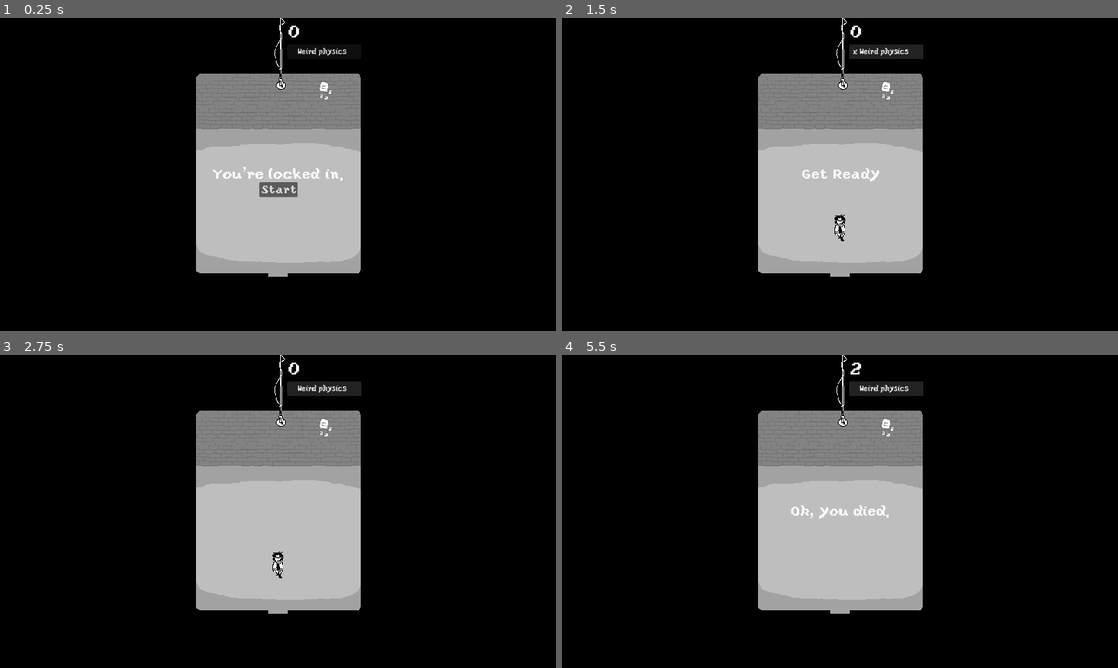
Above: before the commit, frames 1-4 (two rows, left to right).
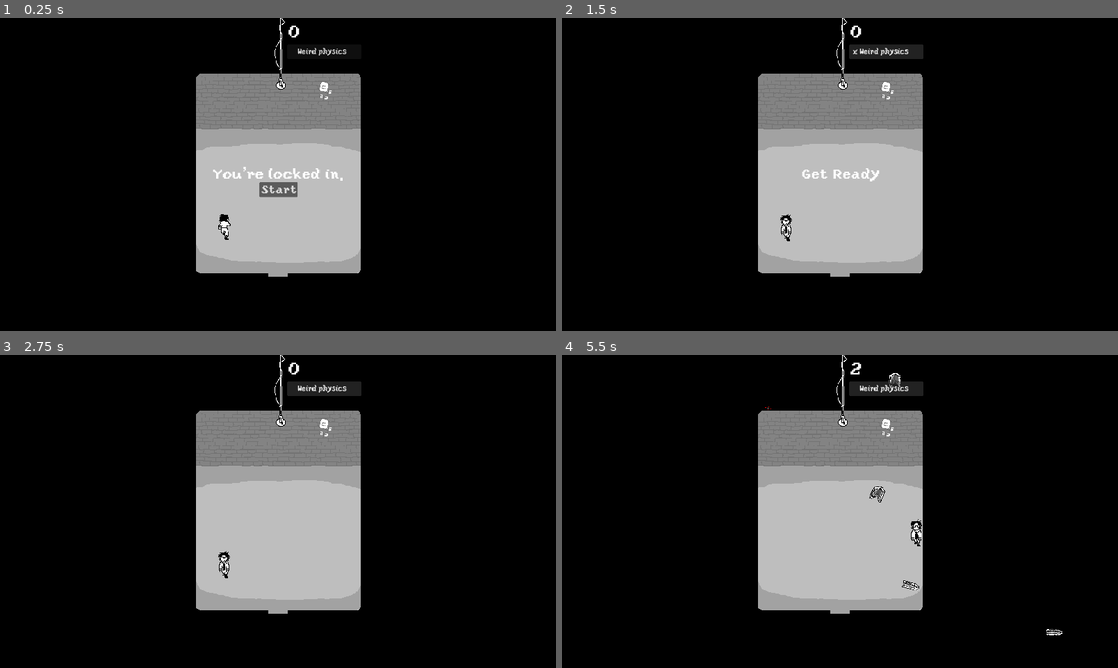
Above: after the commit, the same moments.

Repository: Buramuh/sibtrio
Game: Godot game, scene res://main.tscn
Same seed, same stepped clock (60 frames per second), same inputs: the game is played once before the commit and once after it.
Inputs:
- Up to frame 1 (0.25 s): no input
- Up to frame 2 (1.5 s): click "Start" at 0.5 s; click "Weird physics" at 1.25 s
- Up to frame 3 (2.75 s): click "x Weird physics" at 2 s
- Up to frame 4 (5.5 s): hold Right (move_right) 2.78-3.53 s; hold Space (dash) 2.78-3.53 s; hold Down (move_down) 3.53-4.28 s; tap Space (dash) at 3.6, 5.1 s; hold Right (move_right) 4.28-5.03 s; hold Space (dash) 4.28-5.03 s; hold Up (move_up) from 5.03 s (still down)

The runs differ from the first frame. In frame 1, 0.1% of the frame differs, in the area x 39-42%, y 62-71%; in frame 2, 0.2%; in frame 3, 0.2%; in frame 4, 0.6%, in the area x 36-90%, y 5-90%.
Error after the commit: Invalid assignment of property or key 'lock_rotation' with value of type 'bool' on a base object of type 'CharacterBody2D (player.gd)'. (res://main.gd:91)

Commit message:
Change player to better-fitted CharacterBody2D
I think this is the GD4 version of KinematicBody2D, so should be just
as good.

This change makes all the player code way simpler, though I did have to
take out a lot of stuff to get it functional.

Now I have to get to fixing
- animations
- teleport
- game-over
- dash

Diff:
--- a/Demo's/celeryman/actors/player.gd
+++ b/Demo's/celeryman/actors/player.gd
@@ -1,4 +1,4 @@
-extends RigidBody2D
+extends CharacterBody2D
 
 
 
@@ -12,7 +12,7 @@
 var velocity_last
 
 
-var SPEED = 1500
+var SPEED = 500
 var DASH = 65000
 var THRESHOLD = 50
 
@@ -41,69 +41,29 @@
 	velocity_last = Vector2.ZERO
 
 
-func _process(delta): #'delta' is the elapsed time since the previous frame.
-	var velocity = Vector2.ZERO # The player's movement vector.
+func _physics_process(delta): #'delta' is the elapsed time since the previous frame.
 	var speed2 = sqrt((SPEED**2) / 2)
 
+	if Input.is_action_pressed("move_right") and Input.is_action_pressed("move_down"):
+		velocity = Vector2(speed2, speed2)
+	elif Input.is_action_pressed("move_right") and Input.is_action_pressed("move_up"):
+		velocity = Vector2(speed2, -speed2)
+	elif Input.is_action_pressed("move_left") and Input.is_action_pressed("move_down"):
+		velocity = Vector2(-speed2, speed2)
+	elif Input.is_action_pressed("move_left") and Input.is_action_pressed("move_up"):
+		velocity = Vector2(-speed2, -speed2)
 
-	if linear_velocity.length() > THRESHOLD:
-		$AnimatedSprite2D.play() # $ is shorthand for get_node()
+	elif Input.is_action_pressed("move_right") and !Input.is_action_pressed("move_down") and !Input.is_action_pressed("move_up"):
+		velocity = Vector2(SPEED, 0)
+	elif Input.is_action_pressed("move_left") and !Input.is_action_pressed("move_down") and !Input.is_action_pressed("move_up"):
+		velocity = Vector2(-SPEED, 0)
+	elif Input.is_action_pressed("move_down") and !Input.is_action_pressed("move_right") and !Input.is_action_pressed("move_left"):
+		velocity = Vector2(0, SPEED)
+	elif Input.is_action_pressed("move_up") and !Input.is_action_pressed("move_right") and !Input.is_action_pressed("move_left"):
+		velocity = Vector2(0, -SPEED)
 	else:
-		$AnimatedSprite2D.stop()
-
-
-	if Input.is_action_pressed("move_right") and Input.is_action_pressed("move_down"):
-		apply_force(Vector2(speed2, speed2))
-	if Input.is_action_pressed("move_right") and Input.is_action_pressed("move_up"):
-		apply_force(Vector2(speed2, -speed2))
-	if Input.is_action_pressed("move_left") and Input.is_action_pressed("move_down"):
-		apply_force(Vector2(-speed2, speed2))
-	if Input.is_action_pressed("move_left") and Input.is_action_pressed("move_up"):
-		apply_force(Vector2(-speed2, -speed2))
-
-	if Input.is_action_pressed("move_right") and !Input.is_action_pressed("move_down") and !Input.is_action_pressed("move_up"):
-		apply_force(Vector2(SPEED, 0))
-	if Input.is_action_pressed("move_left") and !Input.is_action_pressed("move_down") and !Input.is_action_pressed("move_up"):
-		apply_force(Vector2(-SPEED, 0))
-	if Input.is_action_pressed("move_down") and !Input.is_action_pressed("move_right") and !Input.is_action_pressed("move_left"):
-		apply_force(Vector2(0, SPEED))
-	if Input.is_action_pressed("move_up") and !Input.is_action_pressed("move_right") and !Input.is_action_pressed("move_left"):
-		apply_force(Vector2(0, -SPEED))
-
-
-	if Input.is_action_pressed("dash"):
-		if can_dash:
-			doing_dash = true
-			var vel = linear_velocity.normalized()
-			apply_force(Vector2(vel.x*DASH, vel.y*DASH))
-			dash_cooldown_and_timer(0.5, 0.3)
-			if linear_velocity.x > THRESHOLD or linear_velocity.x < -THRESHOLD:
-				$AnimatedSprite2D.animation = "dash_sideways"
-			elif linear_velocity.y < -THRESHOLD:
-				$AnimatedSprite2D.animation = "dash_up"
-			elif linear_velocity.y > THRESHOLD:
-				$AnimatedSprite2D.animation = "dash_down"
-
-
-
-	if !doing_dash:
-		if linear_velocity.x > THRESHOLD or linear_velocity.x < -THRESHOLD:
-			$AnimatedSprite2D.animation = "walk"
-			$AnimatedSprite2D.flip_h = linear_velocity.x > 0
-		elif linear_velocity.y < -THRESHOLD:
-			$AnimatedSprite2D.animation = "up"
-			$AnimatedSprite2D.flip_h = false
-		elif linear_velocity.y > THRESHOLD:
-			$AnimatedSprite2D.animation = "down"
-			$AnimatedSprite2D.flip_h = false
-		else:
-			if velocity_last.x > THRESHOLD or velocity_last.x < -THRESHOLD:
-				$AnimatedSprite2D.animation = "idle_walk"
-			elif velocity_last.y > THRESHOLD:
-				$AnimatedSprite2D.animation = "idle_down"
-			elif velocity_last.y < -THRESHOLD:
-				$AnimatedSprite2D.animation = "idle_up"
-	velocity_last = linear_velocity
+		velocity = Vector2(0, 0)
+	move_and_slide()
 
 
 	if reset_state == RESET_SHOW:
@@ -142,7 +102,7 @@
 	reset_pos = pos
 	reset_state = RESET_TELEPORT
 	# Wakes up the player physics. Otherwise _integrate_forces() never happens.
-	apply_force(Vector2.ZERO)
+	# apply_force(Vector2.ZERO)
 
 
 func reset_teleport(state):
--- a/Demo's/celeryman/actors/player.tscn
+++ b/Demo's/celeryman/actors/player.tscn
@@ -138,14 +138,10 @@
 radius = 13.0
 height = 56.0
 
-[node name="Player" type="RigidBody2D"]
+[node name="Player" type="CharacterBody2D"]
 collision_layer = 3
 collision_mask = 3
-gravity_scale = 0.0
-max_contacts_reported = 1
-contact_monitor = true
-lock_rotation = true
-linear_damp = 13.5
+motion_mode = 1
 script = ExtResource("1_usu0d")
 metadata/_edit_group_ = true
 
@@ -162,6 +158,3 @@
 wait_time = 0.559
 
 [node name="DashTimer" type="Timer" parent="."]
-
-[connection signal="body_entered" from="." to="." method="_on_body_entered"]
-[connection signal="body_shape_entered" from="." to="." method="_on_body_shape_entered"]
--- a/Demo's/celeryman/main.tscn
+++ b/Demo's/celeryman/main.tscn
@@ -34,7 +34,7 @@
 texture = ExtResource("3_lxxe7")
 
 [node name="Player" parent="." instance=ExtResource("1_3glji")]
-position = Vector2(-80, 0)
+position = Vector2(774, 720)
 
 [node name="MobTimer" type="Timer" parent="."]
 wait_time = 0.5
